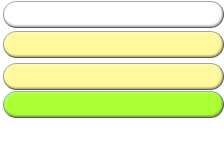
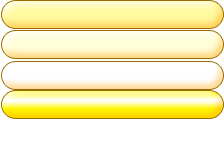
Before/after of a 224px x 150px layered artwork. What changed in the layer stack:
painted on "Фигура 1" over [2, 1, 224, 28]
painted on "Фигура 1 (копия)" over [2, 31, 224, 58]
painted on "Фигура 1 (копия) 3" over [2, 62, 224, 90]
painted on "Фигура 1 (копия) 2" over [2, 91, 224, 118]
